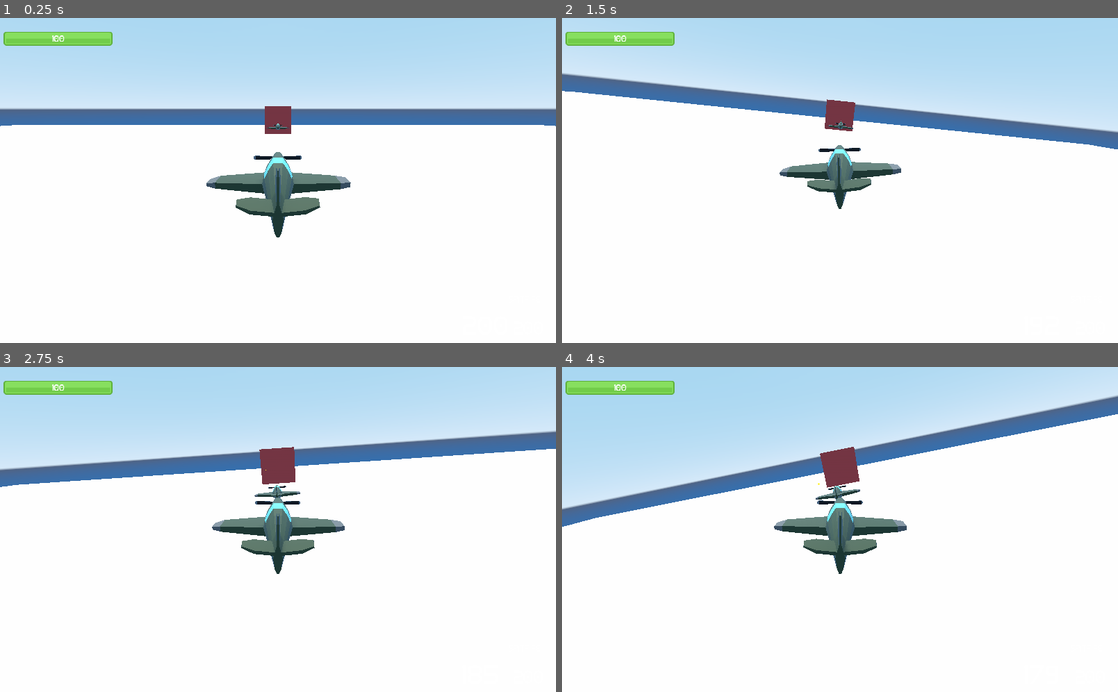
Above: before the commit, frames 1-4 (two rows, left to right).
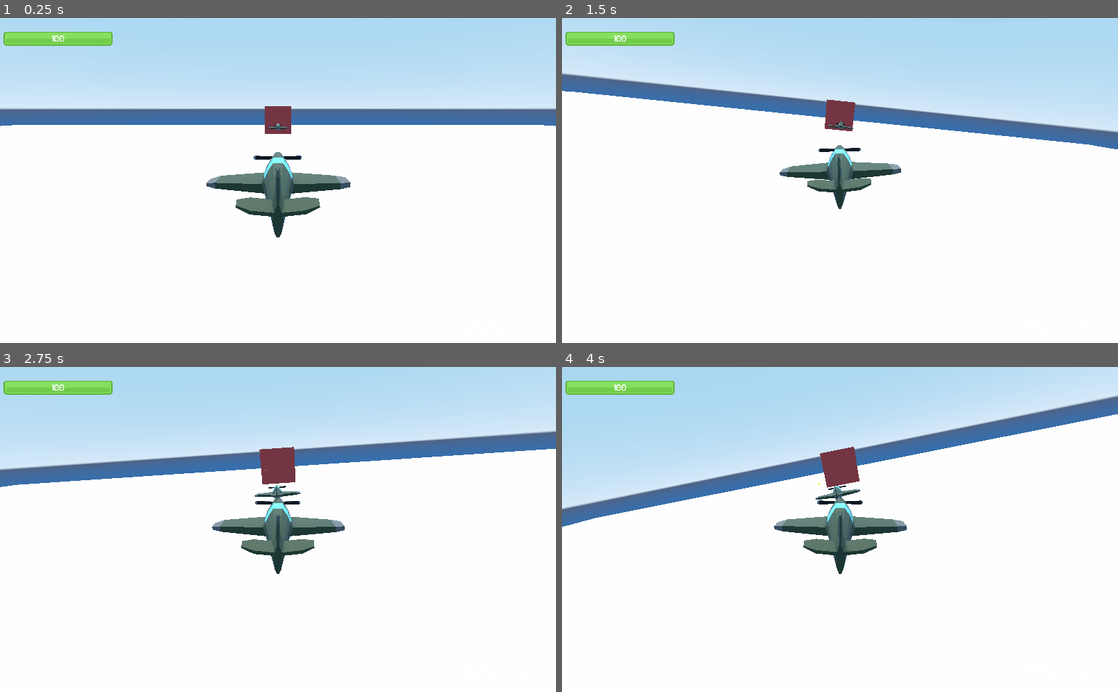
Above: after the commit, the same moments.

Repository: thenathanmcc/BattleOfThePacific
Game: Godot game, scene res://Scenes/PacificScene.tscn
Two runs of this game, one before a commit and one after it. Both use one fixed random seed, a clock stepped at 60 frames per second and the inputs below. The project has no main scene, so this scene is started directly.
Inputs (mouse positions are in pixels of both pictures, inside the frame that each line leads up to):
- Up to frame 1 (0.25 s): no input
- Up to frame 2 (1.5 s): move the mouse to (867, 180) at 0.52 s; press the mouse at (867, 180) at 0.53 s; hold W (throttle_up) from 0.53 s (still down); move the mouse to (812, 180) at 1.27 s; release the mouse at (812, 180) at 1.28 s; right-click (812, 180) at 1.35 s
- Up to frame 3 (2.75 s): keep holding W (throttle_up); move the mouse to (289, 523) at 2.02 s; press the mouse at (289, 523) at 2.03 s
- Up to frame 4 (4 s): keep holding W (throttle_up); move the mouse to (834, 536) at 2.77 s; release the mouse at (834, 536) at 2.78 s; right-click (834, 536) at 2.85 s; tap Enter at 3.5 s; move the mouse to (878, 532) at 3.52 s; press the mouse at (878, 532) at 3.53 s

The runs differ from the first frame. In frame 1, less than 0.1% of the frame differs, in the area x 47-53%, y 49-56%; in frame 2, less than 0.1%; in frame 3, less than 0.1%; in frame 4, less than 0.1%.

Commit message:
Last changes

Diff:
--- a/Scenes/PacificScene.tscn
+++ b/Scenes/PacificScene.tscn
@@ -127,6 +127,8 @@
 [sub_resource type="Environment" id=11]
 background_mode = 2
 background_sky = SubResource( 10 )
+fog_sun_color = Color( 1, 1, 1, 1 )
+ss_reflections_enabled = true
 ssao_enabled = true
 glow_intensity = 2.31
 glow_blend_mode = 0
--- a/Scenes/Projectile.tscn
+++ b/Scenes/Projectile.tscn
@@ -33,5 +33,6 @@
 light_specular = 16.0
 light_bake_mode = 2
 shadow_enabled = true
+omni_range = 10.0
 
 [connection signal="body_entered" from="." to="." method="_on_Projectile_body_entered"]
